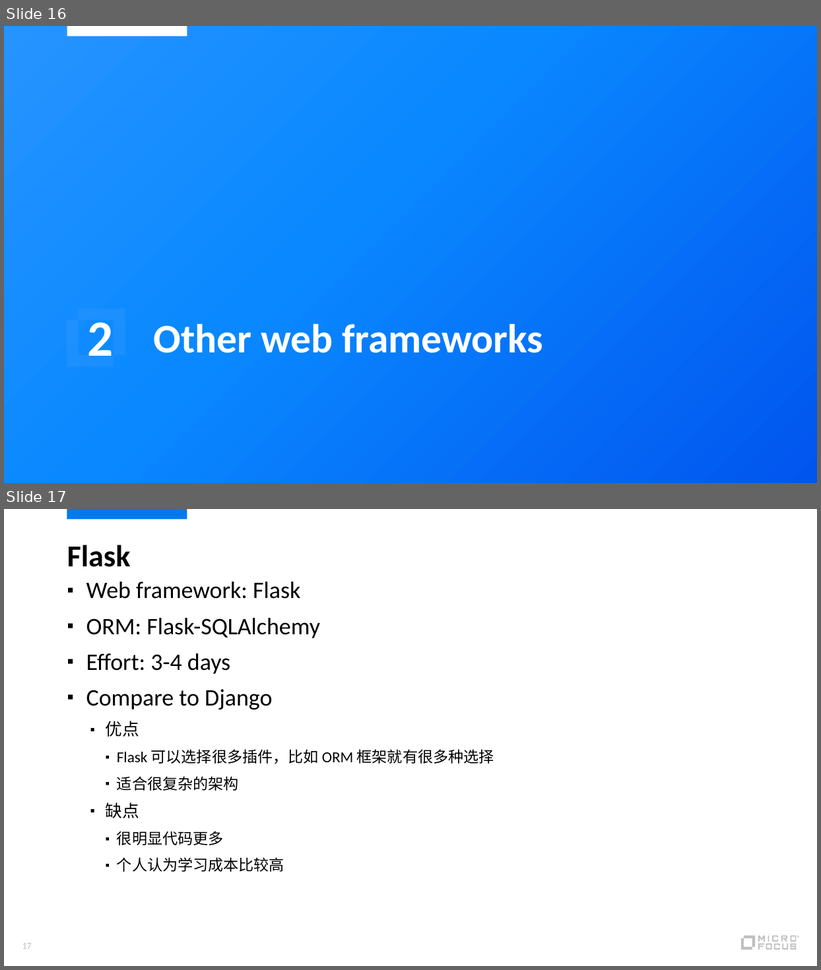
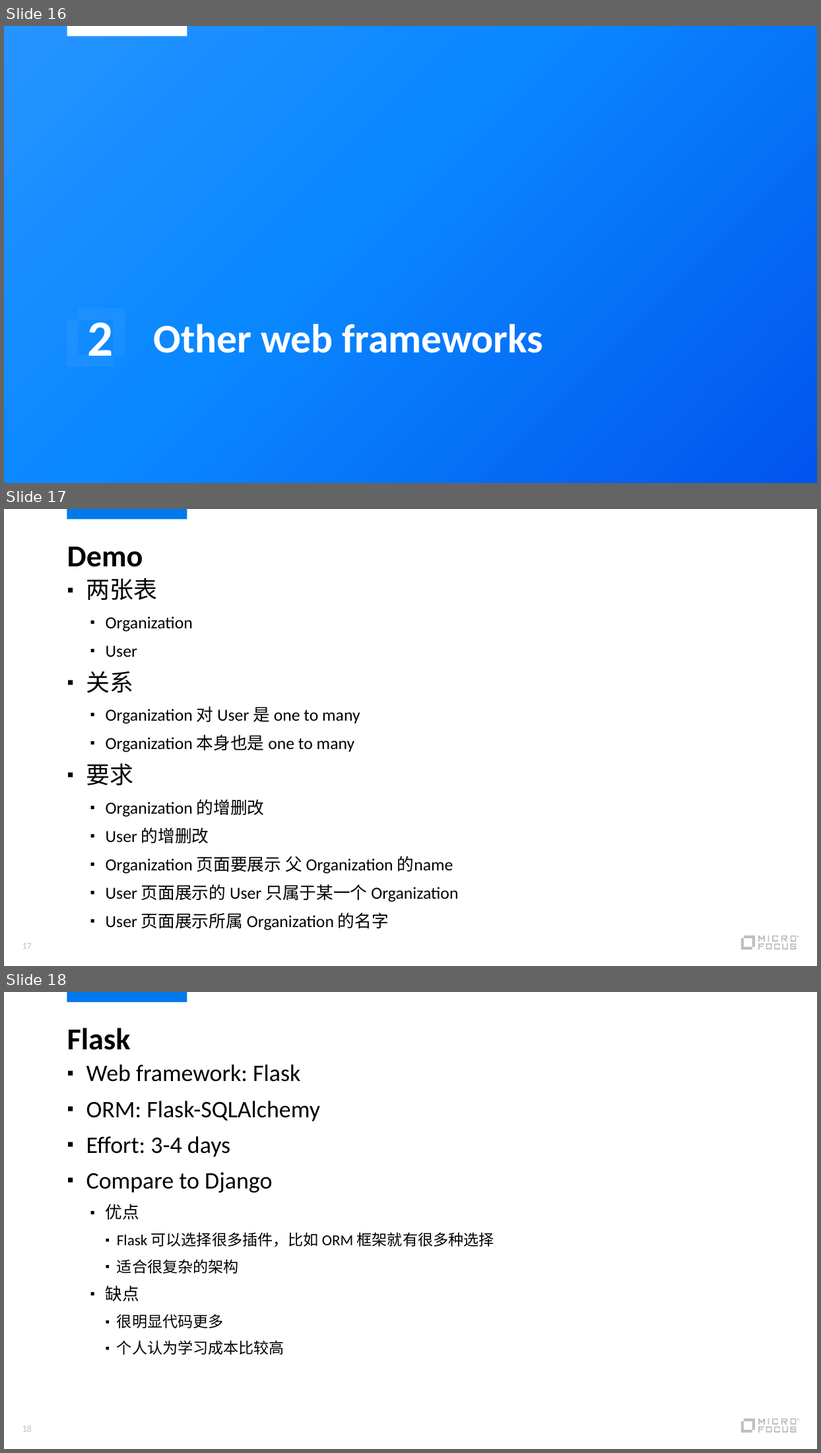
Before and after one commit to qiaoxun/django-springboot-compare, a slide deck: Django1.pptx. Shown one above the other, each under a label of ours: slides 16 and 17 before the commit, slides 16, 17 and 18 after it. The pictures are 821x970 and 821x1453 pixels, drawn with LibreOffice and Linux fonts; fonts in the diff are those of the drawing; background and template pictures are left out. Boxes give left, top, right and bottom in pixels: in the first picture for what was removed or moved away, otherwise in the second. Text is boxed around its words. In the diff, an @@ line names an element or a change of style, - is before the commit and + after.

```diff
--- a/Django1.pptx
+++ b/Django1.pptx
@@ slide 17 added at <box>4,509,817,966</box>, background #FFFFFF; not listed: 14 template elements that a slide beside it also shows @@
@@ title added at <box>67,547,143,567</box>, 36 pt, text #000000, bold @@
+Demo
@@ text added at <box>86,578,458,931</box>, 20 pt, text #000000 @@
+▪ 两张表
+  ▪ Organization
+  ▪ User
+▪ 关系
+  ▪ Organization 对 User 是 one to many
+  ▪ Organization 本身也是 one to many
+▪ 要求
+  ▪ Organization 的增删改
+  ▪ User 的增删改
+  ▪ Organization 页面要展示 父 Organization 的name
+  ▪ User 页面展示的 User 只属于某一个 Organization
+  ▪ User 页面展示所属 Organization 的名字
@@ page number added at <box>22,943,32,949</box>, 11 pt, text #BFBFBF @@
+17
@@ what was slide 17 is now slide 18 @@
@@ page number at <box>22,1426,32,1432</box>: text changed @@
-17
+18
```
Also in this commit, not shown: 2 slides changed, 1 other file.
